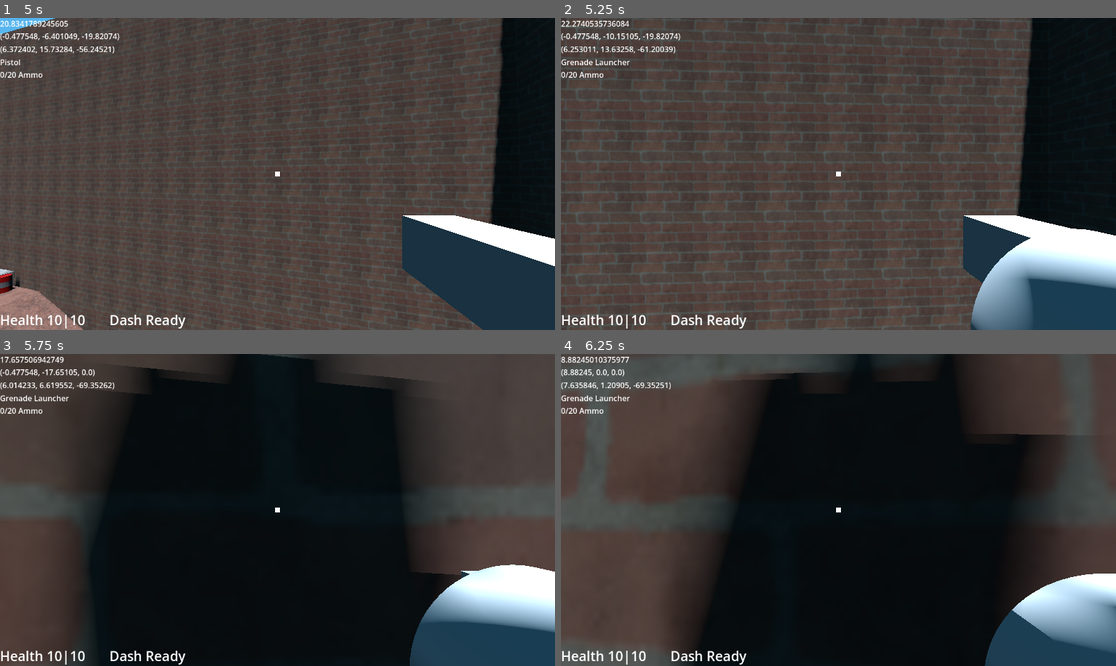
Above: before the commit, frames 1-4 (two rows, left to right).
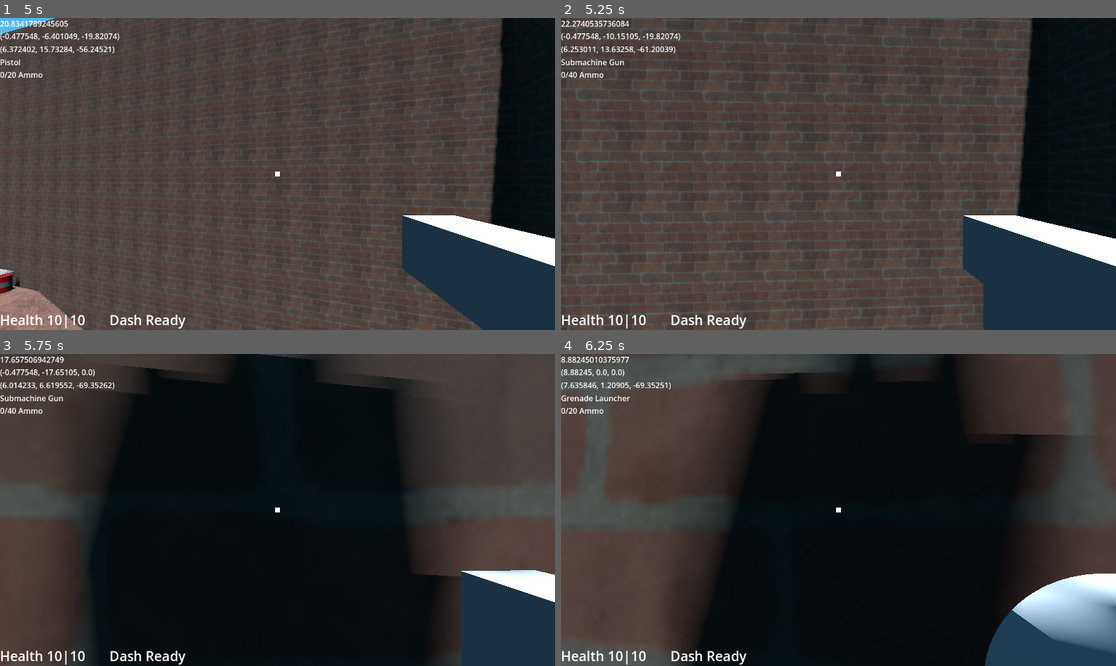
Above: after the commit, the same moments.

Repository: Wlopez2002/FPSGame
Game: Godot game, scene res://Levels/TestMain.tscn
Two runs of this game, one before a commit and one after it. Both use one fixed random seed, a clock stepped at 60 frames per second and the inputs below. Sound files missing from this copy of the repository are replaced by a short silence.
Inputs (mouse positions are in pixels of both pictures, inside the frame that each line leads up to):
- Up to frame 1 (5 s): tap Enter at 0.5 s; move the mouse to (305, 174) at 0.52 s; hold E (INTERACT) 0.53-1.28 s; hold W (MoveForward) from 0.53 s (still down); tap Space (MoveJump) at 0.77, 1.52, 3.02, 3.77, 4.52 s; move the mouse to (249, 174) at 1.27 s; click (249, 174) at 1.35 s; move the mouse to (288, 167) at 2.02 s; hold Ctrl (MoveCrouch) 2.03-2.78 s; move the mouse to (271, 180) at 2.77 s; tap Shift (MoveDash) at 2.85 s; move the mouse to (316, 177) at 3.52 s; tap 1 at 3.6 s; move the mouse to (233, 170) at 4.27 s; tap 2 at 4.35 s
- Up to frame 2 (5.25 s): keep holding W (MoveForward); move the mouse to (844, 174) at 5.02 s; tap 3 at 5.1 s
- Up to frame 3 (5.75 s): keep holding W (MoveForward)
- Up to frame 4 (6.25 s): move the mouse to (816, 503) at 5.77 s; release W (MoveForward) at 5.78 s; hold D (MoveRight) from 5.78 s (still down); tap 4 at 5.85 s; tap Space (MoveJump) at 6.02 s

Frame 1 is identical in both runs. In frame 2, 4.1% of the frame differs, in the area x 0-100%, y 13-100%; in frame 3, 4.4%; in frame 4, nothing differs.

Commit message:
added smg

Diff:
--- a/Levels/TestMain.tscn
+++ b/Levels/TestMain.tscn
@@ -540,7 +540,7 @@
 
 [node name="AmmoPickup" parent="OutlevelStuff" unique_id=2061592266 groups=["PersistentNSL"] instance=ExtResource("7_dk54w")]
 transform = Transform3D(1, 0, 0, 0, 1, 0, 0, 0, 1, 20.312769, 2.7935057, -6.9663157)
-type = 1
+type = 2
 
 [node name="crusher" parent="." unique_id=800912476 instance=ExtResource("15_e47tw")]
 transform = Transform3D(1, 0, 0, 0, 1, 0, 0, 0, 1, -80, 5.333173, 0)
--- a/Objects/WorldObjects/MovingPlatform.tscn
+++ b/Objects/WorldObjects/MovingPlatform.tscn
@@ -3,7 +3,7 @@
 [ext_resource type="Script" uid="uid://bmfruvx2x502t" path="res://Objects/WorldObjects/MovingPlatform.gd" id="1_3ox1e"]
 
 [node name="MovingPlatform" type="CharacterBody3D" unique_id=800912476 groups=["PersistentNRI"]]
-collision_layer = 64
+collision_layer = 65
 collision_mask = 0
 script = ExtResource("1_3ox1e")
 
--- a/Player/Player.tscn
+++ b/Player/Player.tscn
@@ -6,6 +6,7 @@
 [ext_resource type="PackedScene" uid="uid://b2i8nqbfc1bsq" path="res://Weapons/Sledgehammer/SledgehammerWeapon.tscn" id="4_8g4oa"]
 [ext_resource type="PackedScene" uid="uid://b7owd76wwuk2f" path="res://Weapons/Pistol/Pistol.tscn" id="5_6ysni"]
 [ext_resource type="PackedScene" uid="uid://3lsl5ugt2sap" path="res://Weapons/GrenadeLauncher/GrenadeLauncher.tscn" id="5_dm7nj"]
+[ext_resource type="PackedScene" uid="uid://48of3ft6062f" path="res://Weapons/SMG/SubmachineGun.tscn" id="6_3nb2p"]
 [ext_resource type="Script" uid="uid://d0if5v7xkdr0k" path="res://Player/PlayerInteract.gd" id="6_8sa4y"]
 [ext_resource type="Script" uid="uid://dqm0n2x300ibf" path="res://Player/PlayerHitBox.gd" id="7_s1rgi"]
 [ext_resource type="PackedScene" uid="uid://cgvvmyrm706bt" path="res://Conponents/EntityComponent.tscn" id="8_s1rgi"]
@@ -45,7 +46,7 @@
 
 [node name="Weapons" type="Node3D" parent="Head" unique_id=237730863 node_paths=PackedStringArray("weaponsList")]
 script = ExtResource("2_tok1r")
-weaponsList = [NodePath("SledgehammerWeapon"), NodePath("Pistol"), NodePath("GrenadeLauncher")]
+weaponsList = [NodePath("SledgehammerWeapon"), NodePath("Pistol"), NodePath("SubmachineGun"), NodePath("GrenadeLauncher")]
 
 [node name="SledgehammerWeapon" parent="Head/Weapons" unique_id=1840920180 instance=ExtResource("4_8g4oa")]
 visible = false
@@ -54,6 +55,9 @@
 visible = false
 
 [node name="GrenadeLauncher" parent="Head/Weapons" unique_id=1248248290 instance=ExtResource("5_dm7nj")]
+visible = false
+
+[node name="SubmachineGun" parent="Head/Weapons" unique_id=1672506506 instance=ExtResource("6_3nb2p")]
 visible = false
 
 [node name="switchTimer" type="Timer" parent="Head/Weapons" unique_id=880121823]
--- /dev/null
+++ b/Weapons/SMG/SubmachineGun.gd
@@ -0,0 +1,48 @@
+extends WeaponBase
+
+@onready var mesh = $MeshInstance3D;
+@onready var hitRay = $RayCast3D;
+@onready var attackSpeedTimer = $AttackSpeedTimer;
+
+@onready var pistolClickPlayer = $WeaponSounds/PistolClickPlayer;
+@onready var pistolFirePlayer = $WeaponSounds/PistolFirePlayer;
+@onready var hitScanEffect = $HitScanBulletShot
+
+var attacking = false;
+var bodyHolding;
+
+func _switchTo():
+	pass;
+
+func _switchedFrom():
+	attacking = false;
+
+func _attackHeld(body: CharacterBody3D):
+	attacking = true;
+	bodyHolding = body;
+	_attack(body);
+
+func _attackReleased(_body: CharacterBody3D):
+	attacking = false;
+
+func _attack(_body: CharacterBody3D):
+	if canAttack and curAmmo > 0:
+		var hit = hitRay.get_collider();
+		if hit is HitBox:
+			hit._hit(damage);
+		attackSpeedTimer.start(attackSpeed)
+		canAttack = false;
+		curAmmo -= 1;
+		mesh.mesh.material.albedo_color = Color.RED
+		pistolFirePlayer.play()
+		hitScanEffect.emitting = true;
+		hitScanEffect.restart()
+	elif curAmmo <= 0:
+		pistolClickPlayer.play()
+		attackSpeedTimer.start(attackSpeed)
+
+func _on_attack_speed_timer_timeout() -> void:
+	canAttack = true;
+	mesh.mesh.material.albedo_color = Color.GRAY
+	if attacking:
+		_attack(bodyHolding);
--- /dev/null
+++ b/Weapons/SMG/SubmachineGun.tscn
@@ -0,0 +1,56 @@
+[gd_scene format=3 uid="uid://48of3ft6062f"]
+
+[ext_resource type="Script" uid="uid://ceblotwaiwusq" path="res://Weapons/SMG/SubmachineGun.gd" id="1_mylev"]
+[ext_resource type="AudioStream" uid="uid://vp22mbf7clmw" path="res://Resources/Sounds/WeaponSounds/Pistol/674568__sertonin__9mm-handgun-being-dry-fired.wav" id="2_5bms3"]
+[ext_resource type="AudioStream" uid="uid://bl7vqy2fdflhc" path="res://Resources/Sounds/WeaponSounds/Pistol/427592__michorvath__9mm-pistol-shot.wav" id="3_o52ep"]
+[ext_resource type="PackedScene" uid="uid://dlfm0q6qu5paa" path="res://Resources/Effects/HitScanBulletShot.tscn" id="4_qgxe7"]
+
+[sub_resource type="StandardMaterial3D" id="StandardMaterial3D_wl3ew"]
+
+[sub_resource type="BoxMesh" id="BoxMesh_rq64q"]
+material = SubResource("StandardMaterial3D_wl3ew")
+size = Vector3(0.2, 0.2, 0.5)
+
+[sub_resource type="BoxMesh" id="BoxMesh_mylev"]
+material = SubResource("StandardMaterial3D_wl3ew")
+size = Vector3(0.2, 0.2, 0.23)
+
+[node name="SubmachineGun" type="Node3D" unique_id=1672506506]
+script = ExtResource("1_mylev")
+weaponName = "Submachine Gun"
+myAmmoType = 2
+type = 1
+damage = 1
+attackSpeed = 0.1
+maxAmmo = 40
+
+[node name="AttackSpeedTimer" type="Timer" parent="." unique_id=1733602128]
+
+[node name="MeshInstance3D" type="MeshInstance3D" parent="." unique_id=1410210213]
+transform = Transform3D(1, 0, 0, 0, 1, 0, 0, 0, 1, 0.57035804, -0.25661874, -0.515957)
+mesh = SubResource("BoxMesh_rq64q")
+
+[node name="MeshInstance3D" type="MeshInstance3D" parent="MeshInstance3D" unique_id=2009302311]
+transform = Transform3D(1, 0, 0, 0, 1, 0, 0, 0, 1, 0, -0.14318645, -0.029386222)
+mesh = SubResource("BoxMesh_mylev")
+
+[node name="RayCast3D" type="RayCast3D" parent="." unique_id=1535723641]
+target_position = Vector3(0, 0, -1000)
+collision_mask = 32
+collide_with_areas = true
+
+[node name="WeaponSounds" type="Node3D" parent="." unique_id=1418824598]
+
+[node name="PistolClickPlayer" type="AudioStreamPlayer3D" parent="WeaponSounds" unique_id=909155451]
+stream = ExtResource("2_5bms3")
+max_db = -2.0
+
+[node name="PistolFirePlayer" type="AudioStreamPlayer3D" parent="WeaponSounds" unique_id=2007820414]
+stream = ExtResource("3_o52ep")
+volume_db = -10.0
+max_db = -4.0
+
+[node name="HitScanBulletShot" parent="." unique_id=1801671218 instance=ExtResource("4_qgxe7")]
+transform = Transform3D(1, 0, 0, 0, -4.371139e-08, -1, 0, 1, -4.371139e-08, 0, -0.05255556, -2.1678982)
+
+[connection signal="timeout" from="AttackSpeedTimer" to="." method="_on_attack_speed_timer_timeout"]
--- a/Weapons/WeaponBase.gd
+++ b/Weapons/WeaponBase.gd
@@ -3,7 +3,7 @@
 class_name WeaponBase
 
 enum WEAPONTYPE {MELEE, HITSCAN, PROJECTILE}
-enum AMMOTYPE {NONE, PISTOL, GRENADE}
+enum AMMOTYPE {NONE, PISTOL, SMG, GRENADE}
 
 @export var weaponName: String
 @export var myAmmoType: AMMOTYPE;
Not shown, added: Weapons/SMG/SubmachineGun.gd.uid
